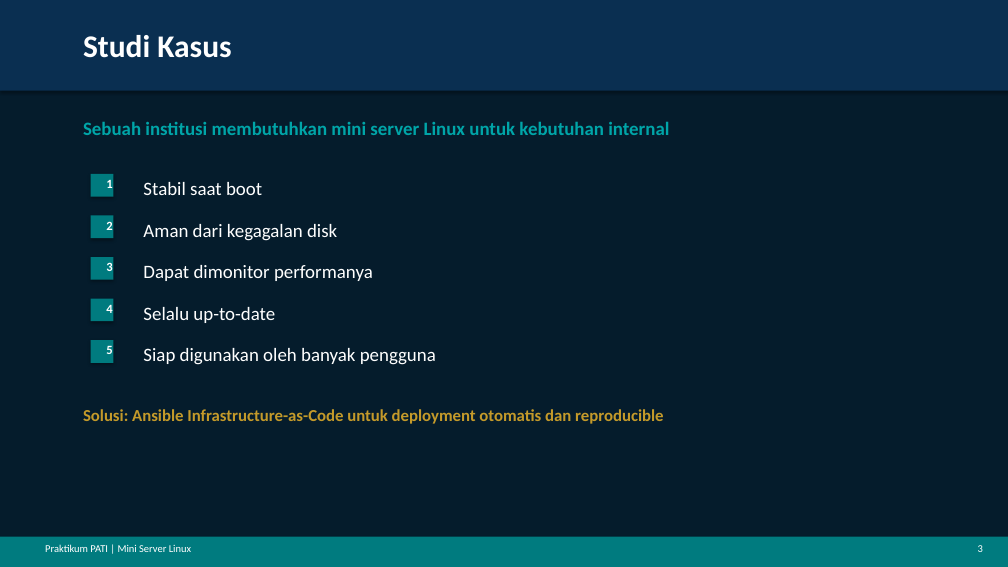
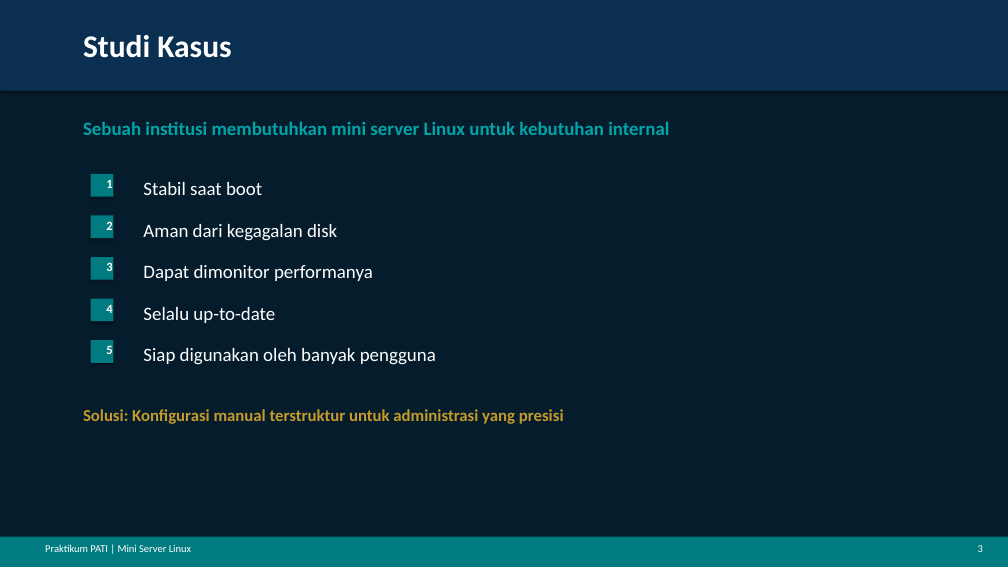
Before and after one commit to Elvand-Lie/SysAdmin-Works, a slide deck: slide 3 of Presentasi_SysAdmin_McKinsey.pptx. Drawn at 1008x567 pixels with LibreOffice and Linux fonts; fonts in the diff are those of the drawing. Boxes give left, top, right and bottom in pixels: in the first picture for what was removed or moved away, otherwise in the second. Text is boxed around its words. In the diff, an @@ line names an element or a change of style, - is before the commit and + after.

Commit message:
Remove AI formatting symbols and Ansible references

```diff
--- a/Presentasi_SysAdmin_McKinsey.pptx
+++ b/Presentasi_SysAdmin_McKinsey.pptx
@@ text at (x1=83, y1=409, x2=564, y2=424): text changed @@
-Solusi: Ansible Infrastructure-as-Code untuk deployment otomatis dan reproducible
+Solusi: Konfigurasi manual terstruktur untuk administrasi yang presisi
```
Also in this commit, not shown: 3 other slides changed, 2 other files.
